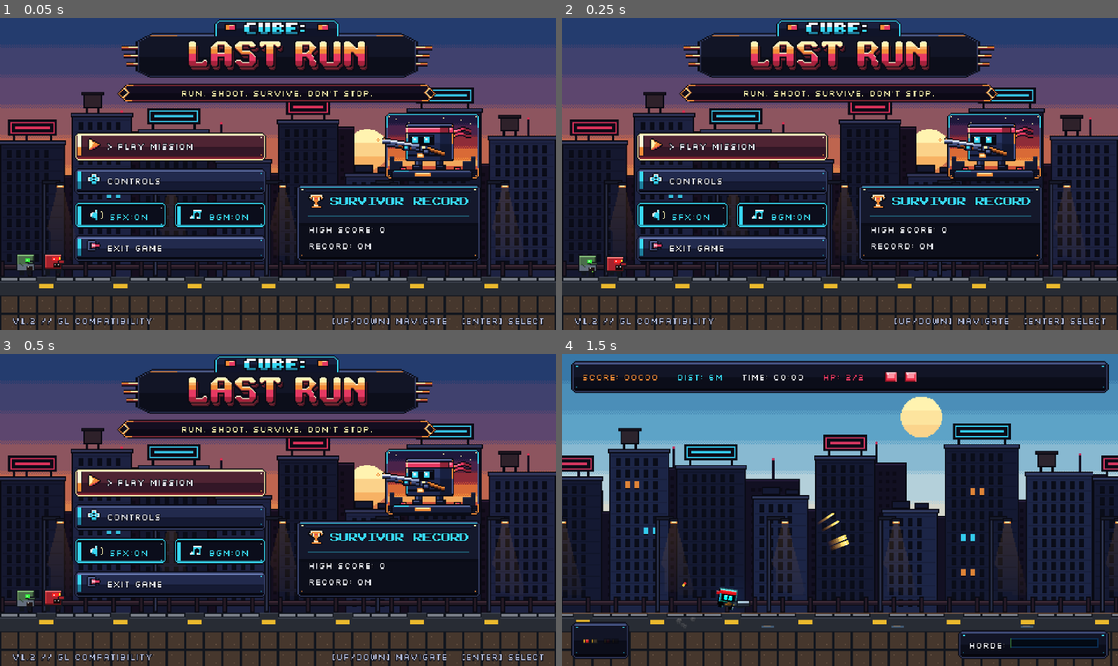
Above: before the commit, frames 1-4 (two rows, left to right).
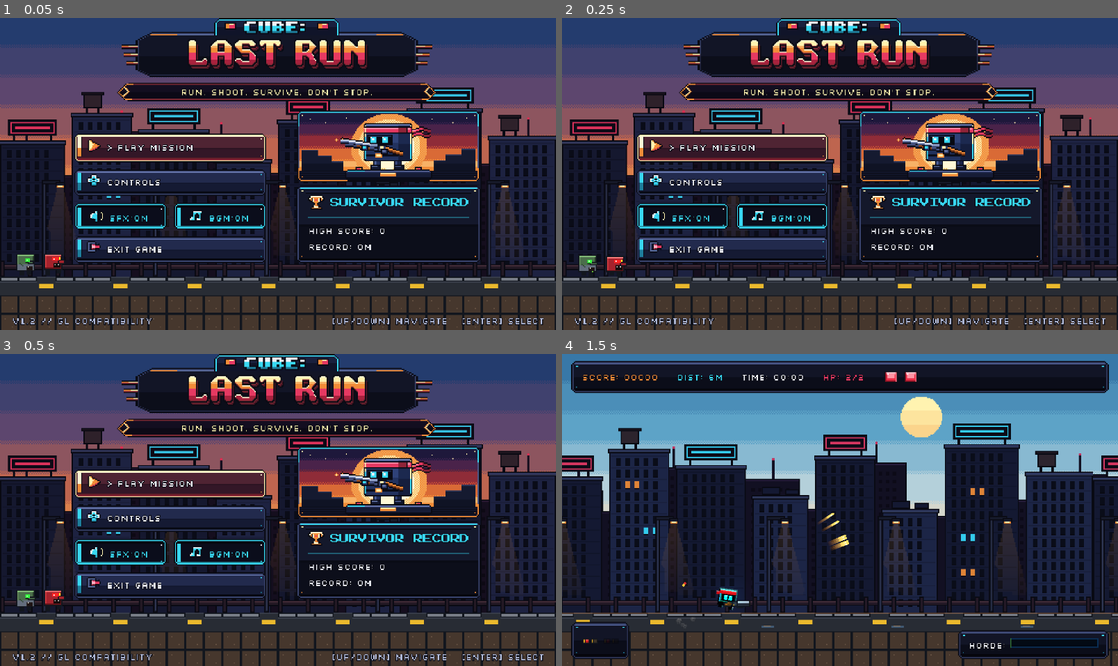
Above: after the commit, the same moments.

Repository: DenzTheKid/cube-lastrun-final-submission
Game: Godot game, scene res://scenes/main/main_menu.tscn
The game is run twice, just before and just after one commit, with the same random seed, the same clock (stepped at 60 frames per second) and the same inputs.
Inputs (mouse positions are in pixels of both pictures, inside the frame that each line leads up to):
- Up to frame 1 (0.05 s): no input
- Up to frame 2 (0.25 s): no input
- Up to frame 3 (0.5 s): no input
- Up to frame 4 (1.5 s): click "> PLAY MISSION" at 0.5 s; move the mouse to (962, 494) at 1.27 s; press the mouse at (962, 494) at 1.28 s; hold Right (ui_right) from 1.28 s (still down)

The runs differ from the first frame. In frame 1, 16% of the frame differs, in the area x 13-87%, y 0-79%; in frame 2, 16%; in frame 3, 16%; in frame 4, nothing differs.

Commit message:
art(ui): center Hero Showcase with full 158px sunset-sun halo frame above SURVIVOR RECORD

Diff:
--- a/scenes/main/main_menu.tscn
+++ b/scenes/main/main_menu.tscn
@@ -252,7 +252,7 @@
 alignment = 2
 
 [node name="HeroShowcaseBox" type="Control" parent="CenterContainer/VBox/MenuBackdrop/MainContentRow/RightHeroColumn"]
-custom_minimum_size = Vector2(158, 60)
+custom_minimum_size = Vector2(158, 62)
 layout_mode = 2
 mouse_filter = 2
 
--- a/scripts/tools/generate_aaa_assets.gd
+++ b/scripts/tools/generate_aaa_assets.gd
@@ -807,18 +807,18 @@
 	empty_img.save_png("res://assets/ui/px_empty.png")
 
 	var sw: int = 158
-	var sh: int = 60
-
-	# A. Stepped Sunset-Glow Character Frame Backdrop (px_hero_backdrop.png, 158x60)
-	# Occupies x = 76..157 so left sky stays completely open for the live setting dusk sun,
-	# while separating the Hero cleanly from the dark city buildings behind him.
+	var sh: int = 62
+
+	# A. Centered Full-Width (158x62) Chamfered Sunset-Sky Frame Backdrop matching SURVIVOR RECORD width
+	# Places a glowing dusk sun corona directly behind the centered Hero so every edge pops clearly.
 	var bg := Image.create(sw, sh, false, Image.FORMAT_RGBA8)
-	var fx0: int = 76
-	var fx1: int = 157
-	var fy0: int = 1
-	var fy1: int = 58
-	for y in range(fy0, fy1 + 1):
-		for x in range(fx0, fx1 + 1):
+	var fx0: int = 0
+	var fx1: int = sw - 1
+	var fy0: int = 0
+	var fy1: int = sh - 1
+	var sun_c := Vector2(79.0, 31.0)
+	for y in range(sh):
+		for x in range(sw):
 			var dx: int = mini(x - fx0, fx1 - x)
 			var dy: int = mini(y - fy0, fy1 - y)
 			if dx + dy <= 2:
@@ -827,94 +827,103 @@
 				bg.set_pixel(x, y, OUTLINE)
 				continue
 			if x == fx0 + 1 or x == fx1 - 1 or y == fy0 + 1 or y == fy1 - 1 or dx + dy == 4:
-				# Cyan upper rim transitioning to slate/amber frame trim matching SURVIVOR RECORD plaque
-				var trim_col: Color = Color("#38d8f2") if y < 14 else (Color("#f28c38") if y > 48 else Color("#4a588a"))
+				var trim_col: Color = Color("#38d8f2") if y < 14 else (Color("#f28c38") if y > 49 else Color("#4a588a"))
 				bg.set_pixel(x, y, trim_col)
 				continue
 
-			# Dark recessed bottom deck behind boots
-			if y >= 50:
+			# Dark recessed road deck at bottom behind boots & pedestal
+			if y >= 52:
 				bg.set_pixel(x, y, Color("#0c0e1b") if y % 2 == 0 else Color("#12162b"))
 				continue
 
-			# Rich Horizontal Dusk Sky Bands + Subtle Pixel Dither so dark Hero silhouette pops!
+			# Base stepped twilight-to-amber dusk sky bands
 			var checker: int = (x + y) % 2
 			var col: Color
 			if y < 12:
 				col = Color("#1e183b") if (y < 10 or checker == 0) else Color("#39224d")
 			elif y < 22:
 				col = Color("#4a234a") if (y < 20 or checker == 0) else Color("#7a2832")
-			elif y < 32:
-				col = Color("#8f2c38") if (y < 30 or checker == 0) else Color("#c94e36")
-			elif y < 42:
-				col = Color("#d96a36") if (y < 40 or checker == 0) else Color("#f28c38")
+			elif y < 33:
+				col = Color("#8f2c38") if (y < 31 or checker == 0) else Color("#c94e36")
+			elif y < 44:
+				col = Color("#d96a36") if (y < 42 or checker == 0) else Color("#f28c38")
 			else:
-				col = Color("#f2a85c") if y < 47 else Color("#c94e36")
+				col = Color("#f7b267") if y < 49 else Color("#f28c38")
+
+			# Crisp stepped pixel sunset halo centered right behind the Hero (x=79) for high silhouette contrast
+			var d_sun: float = Vector2(float(x) - sun_c.x, (float(y) - sun_c.y) * 1.15).length()
+			if d_sun < 22.0:
+				col = Color("#fff8d6")
+			elif d_sun < 27.0:
+				col = Color("#fff3b0") if checker == 0 else Color("#f7b267")
+			elif d_sun < 33.0:
+				col = Color("#f2a85c") if checker == 0 else Color("#f28c38")
 			bg.set_pixel(x, y, col)
 
-	# Crisp static mini pixel stars in upper indigo sky band + dark rooftop sill silhouettes + corner rivets
-	for st in [[85, 6], [96, 9], [141, 7], [149, 10], [126, 5]]:
+	# Framing low ruined skyline silhouettes along left/right edges (keeping center sunset halo clear)
+	for bld in [[4, 14, 34], [18, 12, 39], [30, 10, 44], [118, 10, 43], [128, 14, 38], [142, 12, 33]]:
+		var bx: int = bld[0]
+		var bw: int = bld[1]
+		var by: int = bld[2]
+		for yy in range(by, 52):
+			for xx in range(bx, bx + bw):
+				bg.set_pixel(xx, yy, Color("#151a30") if yy < 46 else Color("#0f1324"))
+		bg.fill_rect(Rect2i(bx, by, bw, 1), Color("#2e3659"))
+	# Crisp static mini pixel stars in upper indigo corner sky + golden frame rivets
+	for st in [[11, 7], [24, 10], [42, 6], [116, 7], [134, 10], [146, 6]]:
 		_safe_px(bg, st[0], st[1], Color("#fff3b0"))
-	for x in range(fx0 + 4, fx1 - 3):
-		if x < 91 or x > 142:
-			var roof_y: int = 40 if (x < 84 or x > 149) else 44
-			for ry in range(roof_y, 50):
-				_safe_px(bg, x, ry, Color("#151a30"))
-			_safe_px(bg, x, roof_y - 1, Color("#232946"))
-	for rx in [fx0 + 3, fx1 - 3]:
-		_safe_px(bg, rx, fy0 + 3, Color("#fff3b0"))
-		_safe_px(bg, rx, fy1 - 3, Color("#f28c38"))
+	for rx in [4, sw - 5]:
+		_safe_px(bg, rx, 4, Color("#fff3b0"))
+		_safe_px(bg, rx, sh - 5, Color("#f28c38"))
 	bg.save_png("res://assets/ui/px_hero_backdrop.png")
 
-	# B. Flagship Right-Side Hero Action Showcase (158 x 60 native 1x pixel art)
-	# Positioned at x = 86..152 centered cleanly inside px_hero_backdrop.png,
-	# while the shotgun barrel breaks dynamically past the left border!
+	# B. Centered Flagship Cube Survivor Hero Showcase (158 x 62 native 1x pixel art, centered at x = 79)
 	var hero := Image.create(sw, sh, false, Image.FORMAT_RGBA8)
 
-	# 1. Stepped Asphalt Curb Pedestal at Hero's Feet (y = 50..59, x = 82..152)
-	for y in range(50, 60):
+	# 1. Centered Stepped Asphalt Curb Pedestal at Hero's Feet (y = 51..60, x = 42..116, center = 79)
+	for y in range(51, 61):
 		var inset: int = 0
-		if y == 50 or y == 59:
+		if y == 51 or y == 60:
 			inset = 2
-		elif y == 51 or y == 58:
+		elif y == 52 or y == 59:
 			inset = 1
-		for x in range(82 + inset, 152 - inset):
-			var ex: int = mini(x - (82 + inset), (151 - inset) - x)
-			if y == 50 or y == 59 or ex == 0:
+		for x in range(42 + inset, 117 - inset):
+			var ex: int = mini(x - (42 + inset), (116 - inset) - x)
+			if y == 51 or y == 60 or ex == 0:
 				hero.set_pixel(x, y, OUTLINE)
-			elif y == 51:
-				hero.set_pixel(x, y, Color("#5c6d9e") if x > 96 else Color("#38d8f2"))
 			elif y == 52:
+				hero.set_pixel(x, y, Color("#6979b0") if x > 58 else Color("#38d8f2"))
+			elif y == 53:
 				hero.set_pixel(x, y, Color("#28325c"))
-			elif y >= 57:
+			elif y >= 58:
 				hero.set_pixel(x, y, Color("#0a0c18"))
 			else:
 				hero.set_pixel(x, y, Color("#161c36"))
-	hero.fill_rect(Rect2i(102, 53, 14, 3), Color("#f28c38"))
-	hero.fill_rect(Rect2i(103, 53, 12, 1), Color("#fff3b0"))
-
-	# Two spent red/brass shotgun shells resting at his boots
-	_draw_rect_outline(hero, 89, 48, 6, 3, Color("#e63962"), OUTLINE)
-	hero.fill_rect(Rect2i(93, 49, 1, 1), Color("#f28c38"))
-	_draw_rect_outline(hero, 136, 48, 6, 3, Color("#e63962"), OUTLINE)
-	hero.fill_rect(Rect2i(137, 49, 1, 1), Color("#f28c38"))
-
-	# 2. Striding Action Legs & Combat Boots (y = 40..50)
-	_draw_rect_outline(hero, 102, 41, 7, 9, Color("#1d2647"), OUTLINE)
-	hero.fill_rect(Rect2i(103, 42, 2, 5), Color("#4a588a"))
-	_draw_rect_outline(hero, 100, 46, 9, 5, Color("#101429"), OUTLINE)
-	hero.fill_rect(Rect2i(101, 47, 5, 1), Color("#4a588a"))
-	_draw_rect_outline(hero, 120, 41, 7, 9, Color("#141a33"), OUTLINE)
-	hero.fill_rect(Rect2i(121, 42, 2, 5), Color("#2c3866"))
-	_draw_rect_outline(hero, 120, 46, 9, 5, Color("#0d101f"), OUTLINE)
-	hero.fill_rect(Rect2i(121, 47, 5, 1), Color("#39446e"))
-
-	# 3. Trailing Headband Ribbon Tails waving dynamically rightward (x = 133..153)
+	hero.fill_rect(Rect2i(72, 54, 14, 3), Color("#f28c38"))
+	hero.fill_rect(Rect2i(73, 54, 12, 1), Color("#fff3b0"))
+
+	# Two spent red/brass shotgun shells resting symmetrically on pedestal
+	_draw_rect_outline(hero, 51, 49, 6, 3, Color("#e63962"), OUTLINE)
+	hero.fill_rect(Rect2i(55, 50, 1, 1), Color("#f28c38"))
+	_draw_rect_outline(hero, 102, 49, 6, 3, Color("#e63962"), OUTLINE)
+	hero.fill_rect(Rect2i(103, 50, 1, 1), Color("#f28c38"))
+
+	# 2. Striding Action Legs & Combat Boots centered under body (y = 41..51)
+	_draw_rect_outline(hero, 66, 42, 7, 9, Color("#22305c"), OUTLINE)
+	hero.fill_rect(Rect2i(67, 43, 2, 5), Color("#4e629c"))
+	_draw_rect_outline(hero, 64, 47, 9, 5, Color("#121830"), OUTLINE)
+	hero.fill_rect(Rect2i(65, 48, 5, 1), Color("#5c6d9e"))
+	_draw_rect_outline(hero, 84, 42, 7, 9, Color("#182245"), OUTLINE)
+	hero.fill_rect(Rect2i(85, 43, 2, 5), Color("#394980"))
+	_draw_rect_outline(hero, 84, 47, 9, 5, Color("#0f1429"), OUTLINE)
+	hero.fill_rect(Rect2i(85, 48, 5, 1), Color("#4a588a"))
+
+	# 3. Trailing Headband Ribbon Tails waving dynamically rightward (x = 97..118)
 	for dy in range(2):
-		for k in range(18):
-			var wave_y: int = 15 + dy * 4 + int(sin(float(k) * 0.45 + float(dy)) * 2.0)
-			var rx: int = 133 + k
-			var rcol: Color = Color("#e63962") if k < 11 else Color("#8f2438")
+		for k in range(19):
+			var wave_y: int = 16 + dy * 4 + int(sin(float(k) * 0.45 + float(dy)) * 2.0)
+			var rx: int = 97 + k
+			var rcol: Color = Color("#e63962") if k < 12 else Color("#8f2438")
 			if k < 4:
 				rcol = Color("#f28c38")
 			_safe_px(hero, rx, wave_y - 1, OUTLINE)
@@ -922,11 +931,11 @@
 			_safe_px(hero, rx, wave_y + 1, rcol)
 			_safe_px(hero, rx, wave_y + 2, OUTLINE)
 
-	# 4. Main Beveled Heroic Cube Torso/Head (x = 94..135, y = 10..42, brighter steel separation!)
-	var bx0: int = 94
-	var bx1: int = 135
-	var by0: int = 10
-	var by1: int = 42
+	# 4. Main Beveled Heroic Cube Torso/Head centered cleanly at x = 58..99 (center = 78.5, y = 11..43)
+	var bx0: int = 58
+	var bx1: int = 99
+	var by0: int = 11
+	var by1: int = 43
 	for y in range(by0, by1 + 1):
 		for x in range(bx0, bx1 + 1):
 			var dx: int = mini(x - bx0, bx1 - x)
@@ -939,83 +948,82 @@
 			if x == bx0 + 1:
 				hero.set_pixel(x, y, Color("#38d8f2") if y > 22 else Color("#fff3b0"))
 			elif x == bx1 - 1:
-				# Crisp warm amber sunset rim highlight on right silhouette edge too!
-				hero.set_pixel(x, y, Color("#f28c38") if y < 28 else Color("#4a588a"))
+				hero.set_pixel(x, y, Color("#fff3b0") if y < 29 else Color("#38d8f2"))
 			elif y == by0 + 1:
-				hero.set_pixel(x, y, Color("#7386bf"))
-			elif x >= 124:
-				hero.set_pixel(x, y, Color("#182040") if y < 28 else Color("#121830"))
+				hero.set_pixel(x, y, Color("#8aa0db"))
+			elif x >= 88:
+				hero.set_pixel(x, y, Color("#1c294f") if y < 29 else Color("#151e3d"))
 			else:
-				hero.set_pixel(x, y, Color("#293663") if y < 27 else Color("#1e284d"))
-
-	# Subtle armor panel seam & belt + golden buckle
-	hero.fill_rect(Rect2i(96, 37, 28, 2), Color("#0a0c18"))
-	hero.fill_rect(Rect2i(104, 36, 6, 4), Color("#f28c38"))
-	hero.fill_rect(Rect2i(105, 37, 4, 2), Color("#fff3b0"))
-
-	# 5. Signature Crimson Headband Across Forehead (y = 13..18)
-	for y in range(13, 19):
-		for x in range(94, 135):
-			if y == 13 or y == 18:
+				hero.set_pixel(x, y, Color("#2f4278") if y < 28 else Color("#22325e"))
+
+	# Utility belt + golden buckle
+	hero.fill_rect(Rect2i(60, 38, 28, 2), Color("#0a0c18"))
+	hero.fill_rect(Rect2i(68, 37, 6, 4), Color("#f28c38"))
+	hero.fill_rect(Rect2i(69, 38, 4, 2), Color("#fff3b0"))
+
+	# 5. Signature Crimson Headband Across Forehead (y = 14..19)
+	for y in range(14, 20):
+		for x in range(bx0, bx1 + 1):
+			if y == 14 or y == 19:
 				hero.set_pixel(x, y, OUTLINE)
-			elif x == 95:
+			elif x == bx0 + 1:
 				hero.set_pixel(x, y, Color("#fff3b0"))
-			elif x >= 124:
+			elif x >= 88:
 				hero.set_pixel(x, y, Color("#8f2438"))
-			elif y == 14:
+			elif y == 15:
 				hero.set_pixel(x, y, Color("#ff85a3"))
 			else:
 				hero.set_pixel(x, y, Color("#e63962"))
-	_draw_rect_outline(hero, 131, 13, 5, 6, Color("#e63962"), OUTLINE)
-	hero.fill_rect(Rect2i(132, 14, 2, 2), Color("#ff85a3"))
-
-	# 6. Recessed Dark Visor & Glowing Twin Cyan Eyes (x = 97..119, y = 20..29)
-	_draw_rect_outline(hero, 97, 20, 22, 9, Color("#070912"), OUTLINE)
-	hero.fill_rect(Rect2i(98, 21, 20, 1), Color("#1b2547"))
-	for ex in [100, 110]:
-		hero.fill_rect(Rect2i(ex, 22, 5, 5), Color("#38d8f2"))
-		hero.fill_rect(Rect2i(ex + 1, 23, 2, 2), Color("#f2f4fa"))
-		_safe_px(hero, ex, 22, Color("#fff8d6"))
-
-	# 7. Heavy Combat Double-Barrel Shotgun (barrel tip breaks dramatically left past frame border!)
+	_draw_rect_outline(hero, 95, 14, 5, 6, Color("#e63962"), OUTLINE)
+	hero.fill_rect(Rect2i(96, 15, 2, 2), Color("#ff85a3"))
+
+	# 6. Recessed Dark Visor & Glowing Twin Cyan Eyes (x = 61..83, y = 21..30)
+	_draw_rect_outline(hero, 61, 21, 22, 9, Color("#070912"), OUTLINE)
+	hero.fill_rect(Rect2i(62, 22, 20, 1), Color("#1e2b54"))
+	for ex in [64, 74]:
+		hero.fill_rect(Rect2i(ex, 23, 5, 5), Color("#38d8f2"))
+		hero.fill_rect(Rect2i(ex + 1, 24, 2, 2), Color("#f2f4fa"))
+		_safe_px(hero, ex, 23, Color("#fff8d6"))
+
+	# 7. Heavy Combat Double-Barrel Shotgun held cleanly centered across chest (x = 38..89)
 	for i in range(36):
-		var gx: int = 74 + i
-		var gy: int = 24 + int(float(i) * 0.16)
+		var gx: int = 38 + i
+		var gy: int = 25 + int(float(i) * 0.16)
 		_safe_px(hero, gx, gy - 1, OUTLINE)
 		_safe_px(hero, gx, gy, Color("#f2f4fa") if i < 26 else Color("#8e9ec7"))
 		_safe_px(hero, gx, gy + 1, Color("#8e9ec7"))
 		_safe_px(hero, gx, gy + 2, Color("#39446e"))
 		_safe_px(hero, gx, gy + 3, OUTLINE)
 	for i in range(28):
-		var gx: int = 78 + i
-		var gy: int = 28 + int(float(i) * 0.16)
+		var gx: int = 42 + i
+		var gy: int = 29 + int(float(i) * 0.16)
 		var is_grip: bool = (i >= 10 and i <= 20)
 		_safe_px(hero, gx, gy, Color("#a85822") if is_grip else Color("#4a588a"))
 		_safe_px(hero, gx, gy + 1, Color("#5e2912") if is_grip else Color("#232946"))
 		_safe_px(hero, gx, gy + 2, OUTLINE)
-	_safe_px(hero, 75, 22, OUTLINE)
-	_safe_px(hero, 75, 23, Color("#f28c38"))
-	_draw_rect_outline(hero, 106, 29, 8, 6, Color("#39446e"), OUTLINE)
-	hero.fill_rect(Rect2i(108, 30, 3, 2), Color("#fff3b0"))
+	_safe_px(hero, 39, 23, OUTLINE)
+	_safe_px(hero, 39, 24, Color("#f28c38"))
+	_draw_rect_outline(hero, 70, 30, 8, 6, Color("#39446e"), OUTLINE)
+	hero.fill_rect(Rect2i(72, 31, 3, 2), Color("#fff3b0"))
 	for i in range(15):
-		var sx: int = 113 + i
-		var sy: int = 31 + int(float(i) * 0.35)
+		var sx: int = 77 + i
+		var sy: int = 32 + int(float(i) * 0.35)
 		_safe_px(hero, sx, sy - 1, OUTLINE)
 		_safe_px(hero, sx, sy, Color("#f28c38"))
 		_safe_px(hero, sx, sy + 1, Color("#a85822"))
 		_safe_px(hero, sx, sy + 2, Color("#5e2912"))
 		_safe_px(hero, sx, sy + 3, OUTLINE)
 
-	_draw_rect_outline(hero, 92, 29, 6, 5, Color("#2c3866"), OUTLINE)
-	hero.fill_rect(Rect2i(93, 30, 3, 2), Color("#38d8f2"))
-	_draw_rect_outline(hero, 109, 32, 6, 5, Color("#2c3866"), OUTLINE)
-	hero.fill_rect(Rect2i(110, 33, 3, 2), Color("#5c6d9e"))
-
-	# Subtle warm barrel gleam glint ahead of muzzle tip
-	_safe_px(hero, 70, 24, Color("#fff3b0"))
-	_safe_px(hero, 69, 24, Color("#f28c38"))
-	_safe_px(hero, 71, 24, Color("#f28c38"))
-	_safe_px(hero, 70, 23, Color("#f28c38"))
-	_safe_px(hero, 70, 25, Color("#f28c38"))
+	_draw_rect_outline(hero, 56, 30, 6, 5, Color("#2c3866"), OUTLINE)
+	hero.fill_rect(Rect2i(57, 31, 3, 2), Color("#38d8f2"))
+	_draw_rect_outline(hero, 73, 33, 6, 5, Color("#2c3866"), OUTLINE)
+	hero.fill_rect(Rect2i(74, 34, 3, 2), Color("#5c6d9e"))
+
+	# Subtle warm barrel gleam spark ahead of muzzle
+	_safe_px(hero, 34, 25, Color("#fff3b0"))
+	_safe_px(hero, 33, 25, Color("#f28c38"))
+	_safe_px(hero, 35, 25, Color("#f28c38"))
+	_safe_px(hero, 34, 24, Color("#f28c38"))
+	_safe_px(hero, 34, 26, Color("#f28c38"))
 
 	hero.save_png("res://assets/ui/px_hero_showcase.png")
Binary file changed: assets/ui/px_hero_backdrop.png
Binary file changed: assets/ui/px_hero_showcase.png
Binary file changed: documentation/screenshots/v2_menu_960x540.png
